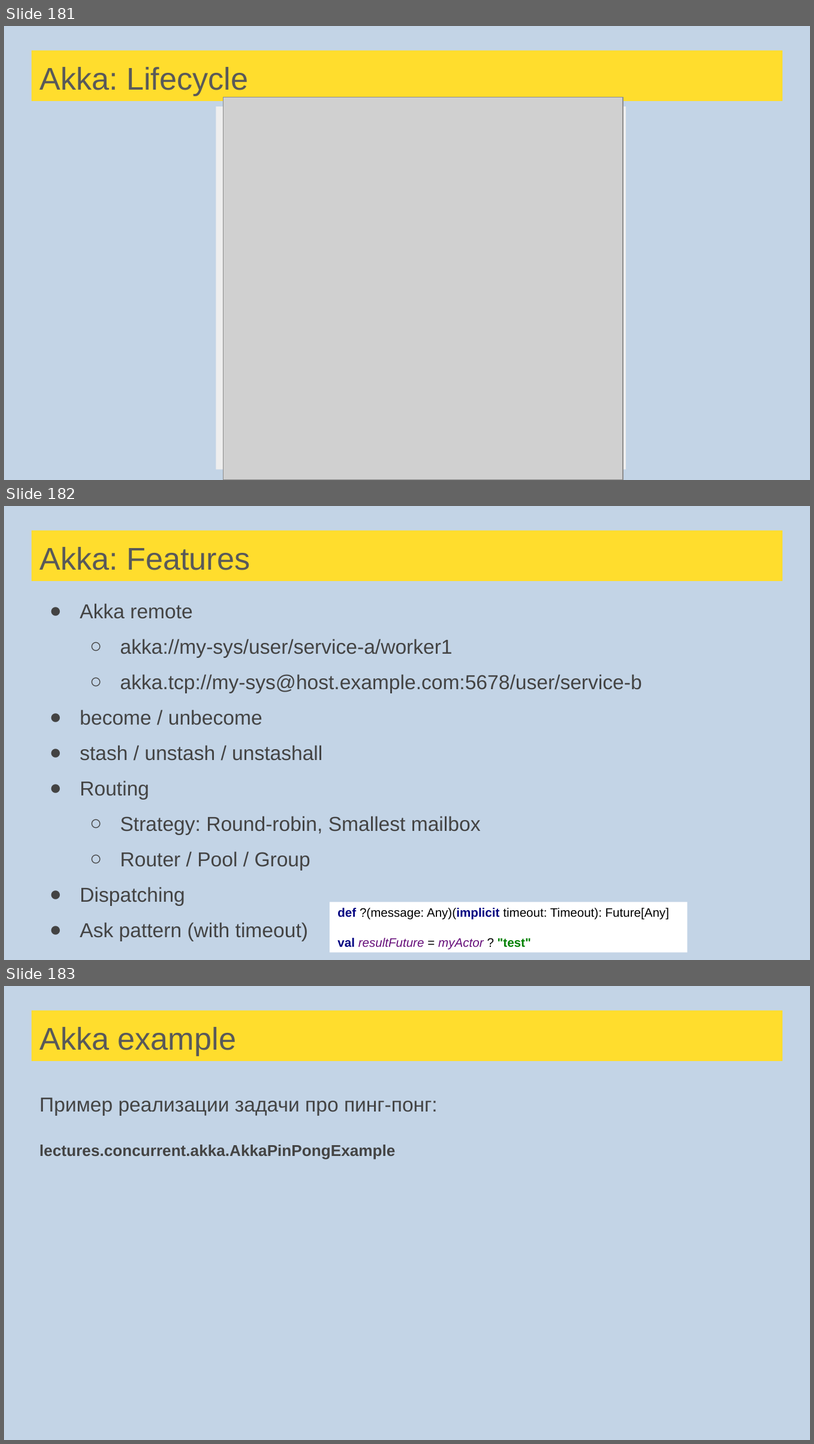
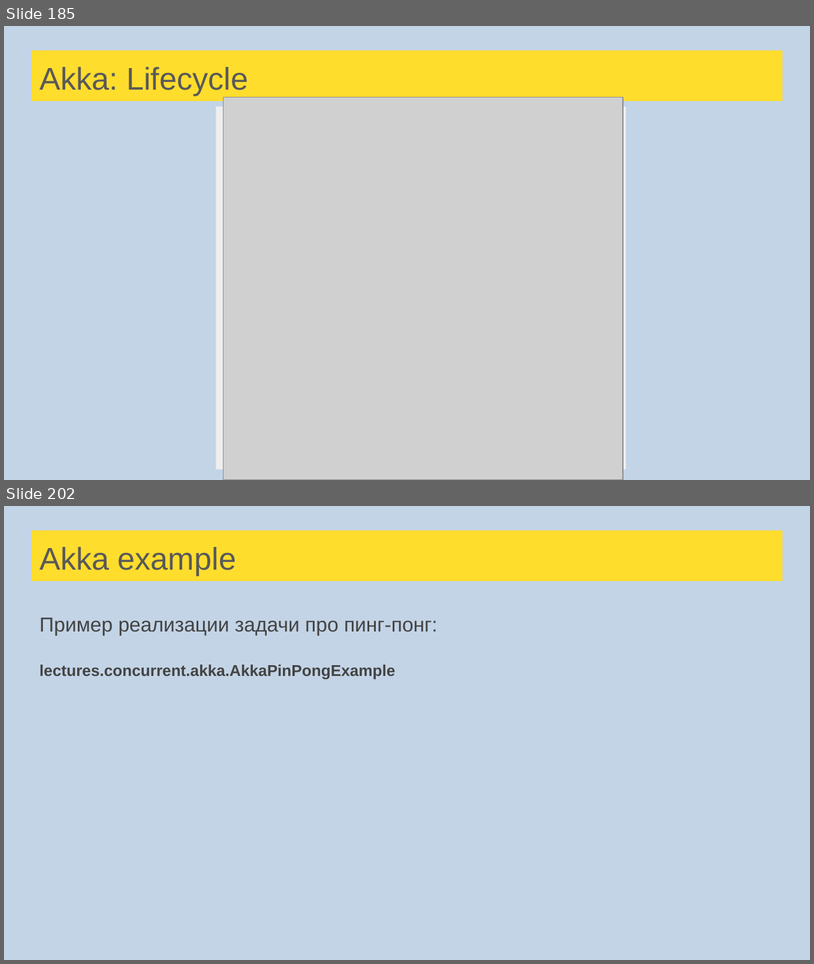
Before and after one commit to sergeypopov83/Scala-complete-course, a slide deck: src/main/resources/lectures/Лекции Scala для ФинТехКафедры.pptx. Shown one above the other, each under a label of ours: slides 181, 182 and 183 before the commit, slides 185 and 202 after it; the slides between them are not shown. The pictures are 814x1444 and 814x964 pixels, drawn with LibreOffice and Linux fonts; fonts in the diff are those of the drawing; grey boxes stand for pictures. Boxes give left, top, right and bottom in pixels: in the first picture for what was removed or moved away, otherwise in the second. Text is boxed around its words. In the diff, an @@ line names an element or a change of style, - is before the commit and + after.

```diff
--- a/src/main/resources/lectures/Лекции Scala для ФинТехКафедры.pptx
+++ b/src/main/resources/lectures/Лекции Scala для ФинТехКафедры.pptx
@@ slide 182 removed at <box>4,506,810,960</box>, background #C3D4E6 @@
@@ title removed at <box>32,530,783,581</box> @@
-Akka: Features
@@ text removed at <box>80,603,642,940</box> @@
-● Akka remote
-  ○ akka://my-sys/user/service-a/worker1
-  ○ akka.tcp://my-sys@host.example.com:5678/user/service-b
-● become / unbecome
-● stash / unstash / unstashall
-● Routing
-  ○ Strategy: Round-robin, Smallest mailbox
-  ○ Router / Pool / Group
-● Dispatching
-● Ask pattern (with timeout)
@@ rectangle removed at <box>330,902,688,953</box> @@
-def ?(message: Any)(implicit timeout: Timeout): Future[Any]
-val resultFuture = myActor ? "test"
@@ what was slide 181 is now slide 185 @@
@@ what was slide 183 is now slide 202 @@
```
Also in this commit, not shown: 146 slides changed, 63 slides added, 1 other slide removed, 1 other file.
